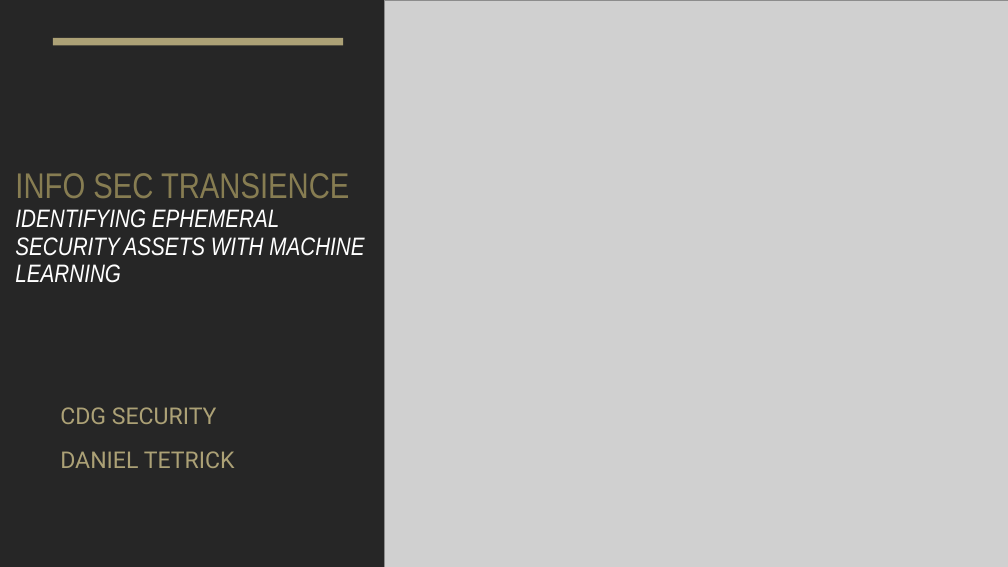
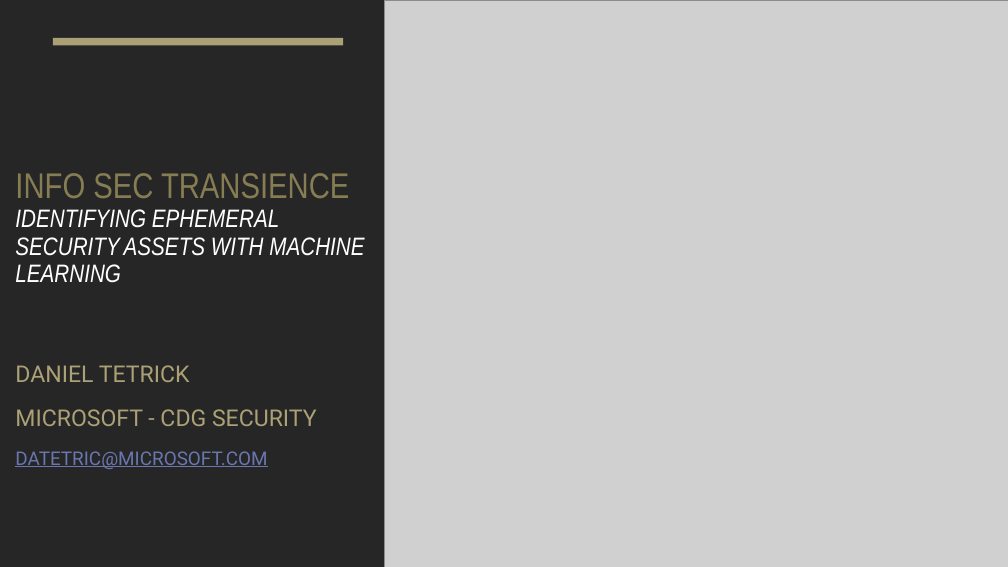
Before and after one commit to dantetrick/Transience_Databricks_LightGBMClassifier, a slide deck: slide 1 of Transience in InfoSec Data - Databricks Notebook.pptx. Drawn at 1008x567 pixels with LibreOffice and Linux fonts; fonts in the diff are those of the drawing; grey boxes stand for pictures. Boxes give left, top, right and bottom in pixels: in the first picture for what was removed or moved away, otherwise in the second. Text is boxed around its words. In the diff, an @@ line names an element or a change of style, - is before the commit and + after.

```diff
--- a/Transience in InfoSec Data - Databricks Notebook.pptx
+++ b/Transience in InfoSec Data - Databricks Notebook.pptx
@@ subtitle "DANIEL TETRICK": place and size @@
-subtitle "DANIEL TETRICK" at <box>60,407,235,468</box>
+subtitle "DANIEL TETRICK" at <box>15,365,317,469</box>
@@ subtitle at <box>15,409,317,469</box>: paragraphs added @@
+MICROSOFT - CDG SECURITY
+DATETRIC@MICROSOFT.COM
@@ subtitle at <box>60,407,217,424</box>: paragraph removed @@
-CDG SECURITY
```
Also in this commit, not shown: 5 other slides changed, 1 slide added, 1 other file.
